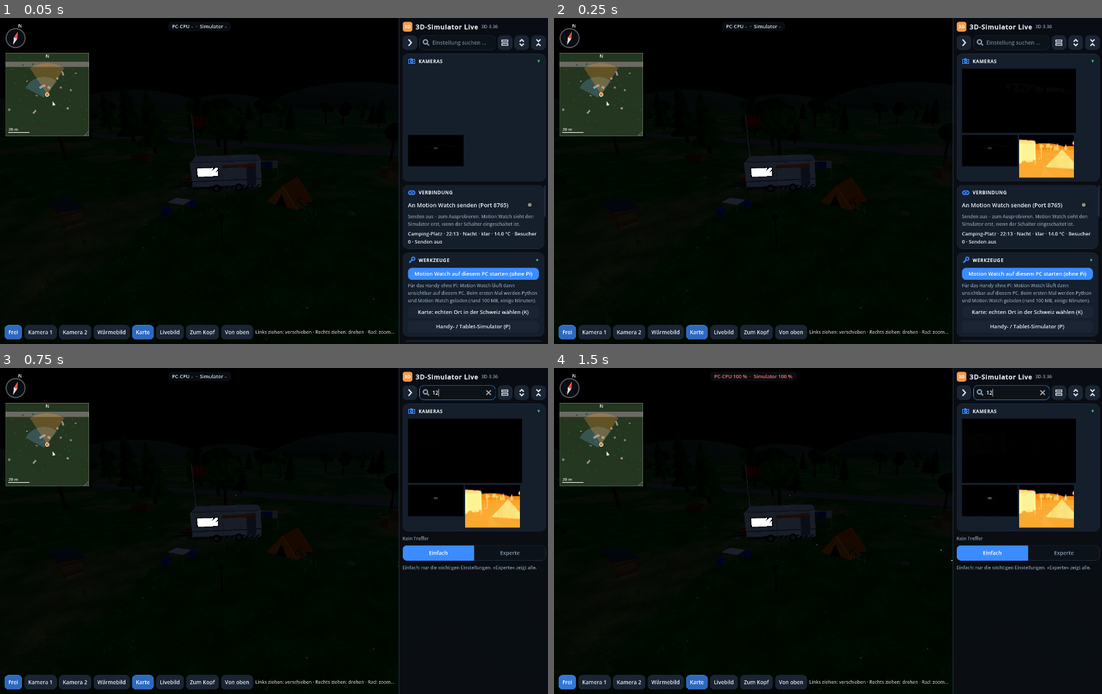
Above: before the commit, frames 1-4 (two rows, left to right).
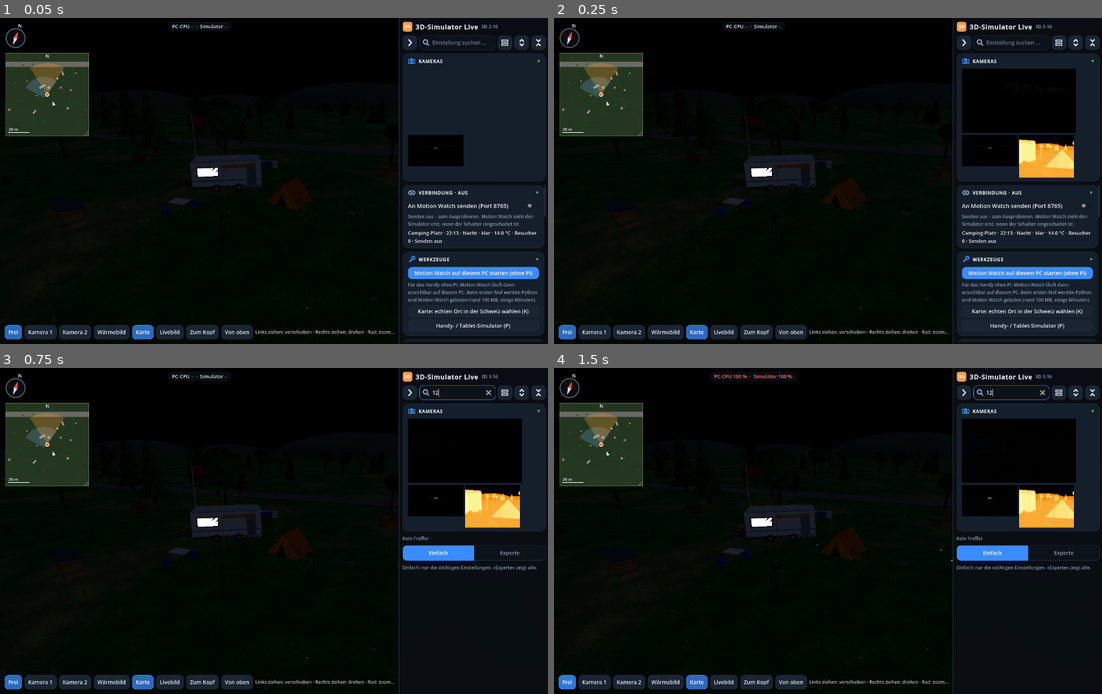
Above: after the commit, the same moments.

Repository: DonElektro/MotionWatch
Game: Godot game, scene res://main.tscn
Two runs of this game, one before a commit and one after it. Both use one fixed random seed, a clock stepped at 60 frames per second and the inputs below.
Inputs (mouse positions are in pixels of both pictures, inside the frame that each line leads up to):
- Up to frame 1 (0.05 s): no input
- Up to frame 2 (0.25 s): no input
- Up to frame 3 (0.75 s): click (454, 394) at 0.52 s; type "12" at 0.6 s
- Up to frame 4 (1.5 s): click "Frei" at 1.25 s

The runs differ from the first frame. In frame 1, 1.6% of the frame differs, in the area x 73-100%, y 2-99%; in frame 2, 1.6%; in frame 3, less than 0.1%; in frame 4, less than 0.1%.

Commit message:
3D simulator 3D-3.16: connection card folds and turns green; Motion Watch 2.94.5
Co-Authored-By: Claude Opus 5.5 <noreply@anthropic.com>
Claude-Session: https://claude.ai/code/session_019Hz7wKVUG5BNGrCZpdKc8z

Diff:
--- a/simulator3d/scripts/main.gd
+++ b/simulator3d/scripts/main.gd
@@ -3,7 +3,7 @@
 ## The world, the cameras for Motion Watch (head camera on the pan / tilt head, fixed camera, thermal camera),
 ## day and night, weather, lights, visitors, sensors, the window on the PC and the connection (net.gd).
 
-const VERSION := "3D-3.36"
+const VERSION := "3D-3.16"
 const CAM_W := [960, 640]
 const CAM_H := [540, 360]
 const CAM_FPS := [12.0, 8.0]
@@ -226,6 +226,8 @@
 var controls: Array = []
 var ui_rows := {}
 var status_label: Label
+var conn_body: Control                # the card «Verbindung» (symbol and title show the state)
+var _conn_state := -1
 var stream_on := false                     # sending to Motion Watch: off at the start, the user switches it on in the window
 var stream_port := 8765
 var stream_cb: CheckButton
@@ -2686,16 +2688,10 @@
 	search_none.visible = false
 	box_.add_child(search_none)
 	# connection to Motion Watch
-	var cn := UI.card(box_)
-	top_cards.append(cn.get_parent())
-	var cnh := HBoxContainer.new()
-	cnh.add_theme_constant_override("separation", 8)
-	cnh.add_child(UI.group_icon("link"))
-	var cnl := UI.heading("Verbindung")
-	cnl.add_theme_font_size_override("font_size", 12)
-	cnl.add_theme_color_override("font_color", UI.TXT)
-	cnh.add_child(cnl)
-	cn.add_child(cnh)
+	var cn := UI.fold_card(box_, "Verbindung", true, "link")     # from 3D-3.16 it folds; the symbol is green when connected
+	fold_bodies.append(cn)
+	top_cards.append(cn.get_meta("card"))
+	conn_body = cn
 	stream_cb = CheckButton.new()
 	stream_cb.text = "An Motion Watch senden (Port %d)" % stream_port
 	stream_cb.autowrap_mode = TextServer.AUTOWRAP_WORD_SMART
@@ -3360,6 +3356,18 @@
 func _update_status() -> void:
 	if status_label != null:
 		status_label.text = status_text()
+	if conn_body != null:                                  # symbol: green = Motion Watch connected, orange = sending, grey = off
+		var st := 2 if connected() else (1 if stream_on else 0)
+		if st != _conn_state:
+			_conn_state = st
+			var ic: Control = conn_body.get_meta("icon", null)
+			if ic != null:
+				ic.set_meta("col", [UI.MUT, UI.ORG, UI.GRN][st])
+				ic.queue_redraw()
+			var hd: Label = conn_body.get_meta("head", null)
+			if hd != null:
+				hd.text = ("Verbindung · " + ["aus", "wartet auf Motion Watch", "verbunden"][st]).to_upper()
+				hd.add_theme_color_override("font_color", [UI.TXT, UI.ORG, UI.GRN][st])
 	if stream_note != null:
 		if stream_on:
 			stream_note.text = "Sendet: Motion Watch findet den Simulator im Netz und bekommt die Bilder."
--- a/simulator3d/scripts/ui_style.gd
+++ b/simulator3d/scripts/ui_style.gd
@@ -144,9 +144,11 @@
 	row.set_anchors_preset(Control.PRESET_FULL_RECT)
 	row.mouse_filter = Control.MOUSE_FILTER_IGNORE
 	hdr.add_child(row)
+	var ic: Control = null
 	if icon != "":
 		row.add_theme_constant_override("separation", 8)
-		row.add_child(group_icon(icon))
+		ic = group_icon(icon)
+		row.add_child(ic)
 	var h := heading(title)
 	h.size_flags_horizontal = Control.SIZE_EXPAND_FILL
 	h.mouse_filter = Control.MOUSE_FILTER_IGNORE
@@ -172,6 +174,9 @@
 	body.set_meta("card", v.get_parent())            # for «alle auf / zu», the search and Simple / Expert
 	body.set_meta("paint", paint)
 	body.set_meta("title", title)
+	body.set_meta("head", h)
+	if ic != null:
+		body.set_meta("icon", ic)
 	return body
 
 
@@ -233,7 +238,7 @@
 
 static func _draw_group_icon(d: Control, kind: String) -> void:
 	var c := Vector2(10, 10)
-	var col := ACC
+	var col: Color = d.get_meta("col", ACC)             # from 3D-3.16 a symbol can change its colour (connection: green)
 	var w := 1.8
 	var P := func(pts: Array) -> PackedVector2Array:
 		var out := PackedVector2Array()
--- a/simulator3d/version.json
+++ b/simulator3d/version.json
@@ -1,7 +1,7 @@
 {
- "version": "3D-3.36",
+ "version": "3D-3.16",
  "file": "simulator3d/MotionWatch3D_Simulator.zip",
- "size": 30894906,
- "sha256": "a46785cbd6efa038f16cd4849a6be9441c9f2a5e406afc5e616848f5d1bdfa8d",
- "notes": "Neuer Name: 3D-Simulator Live"
+ "size": 30763711,
+ "sha256": "c7c4e65d7a9c37412627261af6219e6481c4517c91162f4d767512f599393d8e",
+ "notes": "Verbindung zuklappbar, Symbol grün wenn verbunden"
 }
Not shown, changed: simulator3d/Lies mich.txt
Not shown, changed: simulator3d/MotionWatch3D_Simulator.zip
Not shown, changed: simulator3d/UEBERGABE.md
